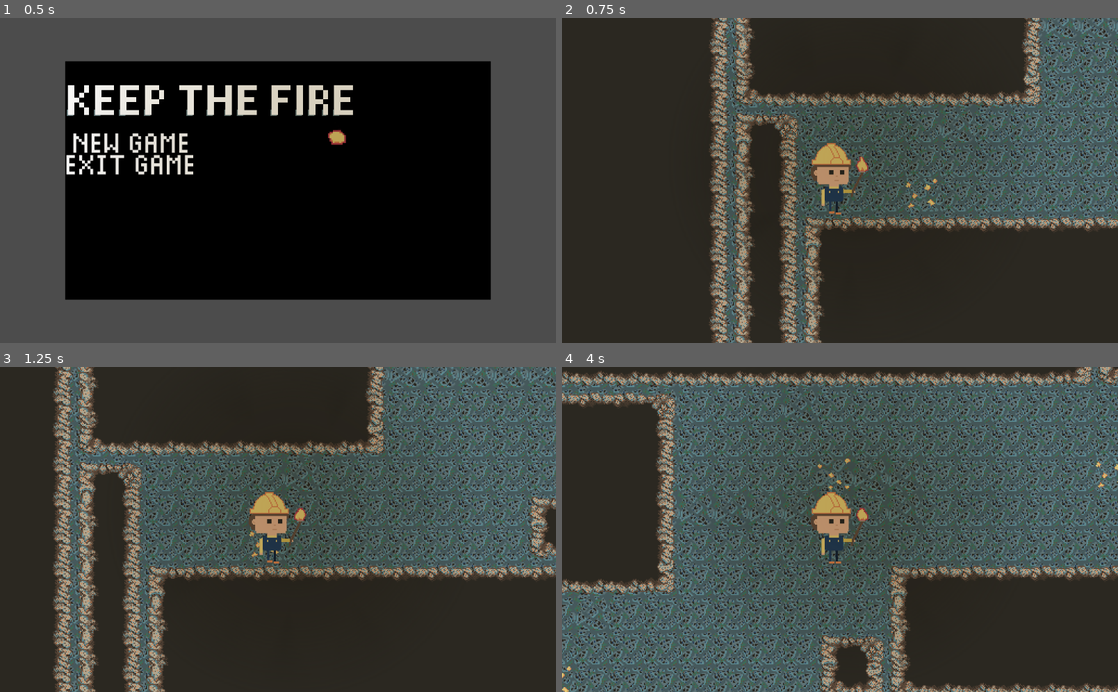
Above: before the commit, frames 1-4 (two rows, left to right).
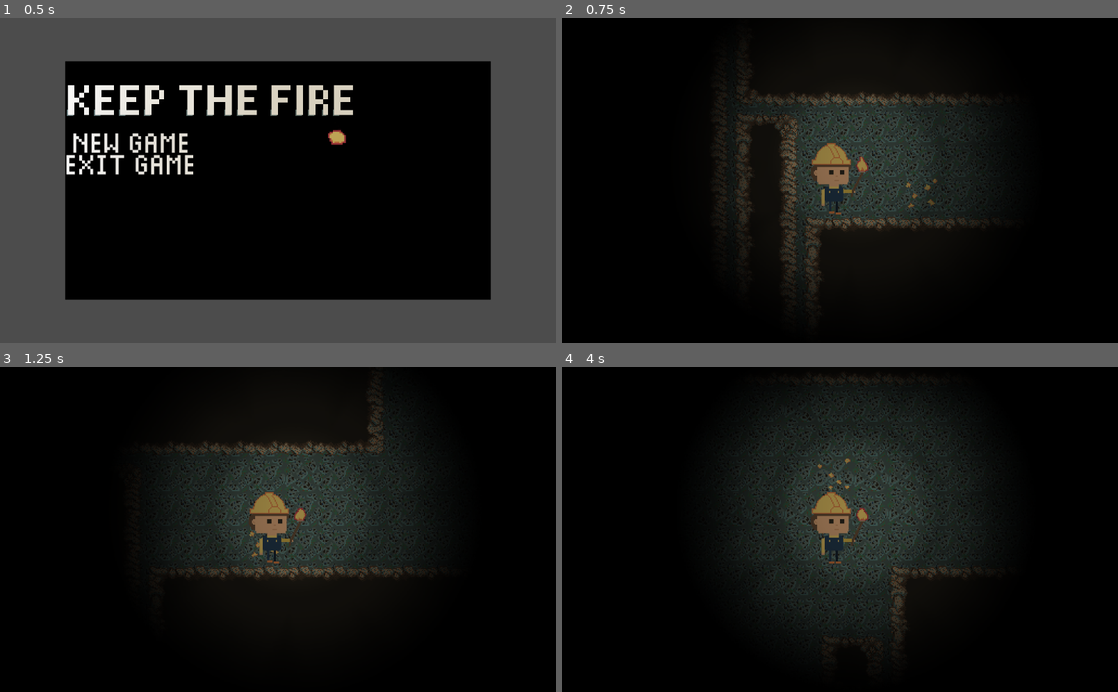
Above: after the commit, the same moments.

Repository: ThisChair/LudumDare46
Game: Godot game, scene res://MainMenu.tscn
The game is run twice, just before and just after one commit, with the same random seed, the same clock (stepped at 60 frames per second) and the same inputs.
Inputs:
- Up to frame 1 (0.5 s): no input
- Up to frame 2 (0.75 s): tap Enter (ui_accept) at 0.5, 0.6 s; hold Right (ui_right) from 0.53 s (still down)
- Up to frame 3 (1.25 s): keep holding Right (ui_right); tap Enter (ui_accept) at 0.77, 1.07 s
- Up to frame 4 (4 s): tap Enter (ui_accept) at 1.35, 1.52, 1.82, 2.1, 2.85, 3.02, 3.32, 3.6, 3.77 s; release Right (ui_right) at 2.03 s; hold Left (ui_left) 2.03-2.78 s; hold Right (ui_right) from 2.78 s (still down)

Frame 1 is identical in both runs. In frame 2, 90% of the frame differs, in the area x 0-100%, y 0-100%; in frame 3, 91%; in frame 4, 96%.

Commit message:
Some files missing

Diff:
--- a/Level.tscn
+++ b/Level.tscn
@@ -6,6 +6,7 @@
 [ext_resource path="res://Sprites/player/idle.png" type="Texture" id=4]
 [ext_resource path="res://Sprites/player/walk0.png" type="Texture" id=5]
 [ext_resource path="res://Flame.tscn" type="PackedScene" id=6]
+[ext_resource path="res://SFX/cave.ogg" type="AudioStream" id=7]
 [ext_resource path="res://BackgroundTileset.tres" type="TileSet" id=11]
 [ext_resource path="res://SFX/jump.wav" type="AudioStream" id=13]
 [ext_resource path="res://SFX/floor.wav" type="AudioStream" id=14]
@@ -168,6 +169,12 @@
 stream = ExtResource( 14 )
 volume_db = -1.01
 
+[node name="Music" type="AudioStreamPlayer2D" parent="Player"]
+position = Vector2( -96, -928 )
+stream = ExtResource( 7 )
+volume_db = -8.078
+attenuation = 0.0457527
+
 [node name="Water" type="TileMap" parent="."]
 modulate = Color( 0.764706, 0.792157, 0.823529, 0.752941 )
 self_modulate = Color( 1, 1, 1, 0.854902 )
@@ -658,7 +665,6 @@
 
 [node name="AnimatedSprite" type="AnimatedSprite" parent="Bat"]
 frames = SubResource( 8 )
-frame = 1
 playing = true
 
 [node name="CollisionShape2D" type="CollisionShape2D" parent="Bat"]
@@ -681,7 +687,6 @@
 shape = SubResource( 9 )
 
 [node name="CanvasModulate" type="CanvasModulate" parent="."]
-visible = false
 light_mask = 5
 color = Color( 0, 0, 0, 1 )
 
--- a/Player.gd
+++ b/Player.gd
@@ -23,6 +23,7 @@
 
 
 func _ready():
+	$Music.play()
 	$Flame/Light2D.texture_scale = INITIAL_LIGHT
 	_timer = Timer.new()
 	add_child(_timer)
--- a/project.godot
+++ b/project.godot
@@ -15,7 +15,7 @@
 
 [application]
 
-config/name="LudumDare46"
+config/name="Keep the Fire"
 run/main_scene="res://MainMenu.tscn"
 config/icon="res://Sprites/fire/llama1.png"
 
Not shown: 1 places in Level.tscn that only renumber resources
Not shown, added: SFX/cave.ogg.import
Not shown, added: KeepTheFire.exe
Not shown, added: KeepTheFire.pck
Not shown, added: SFX/cave.ogg
Not shown, added: keepthefire.zip
